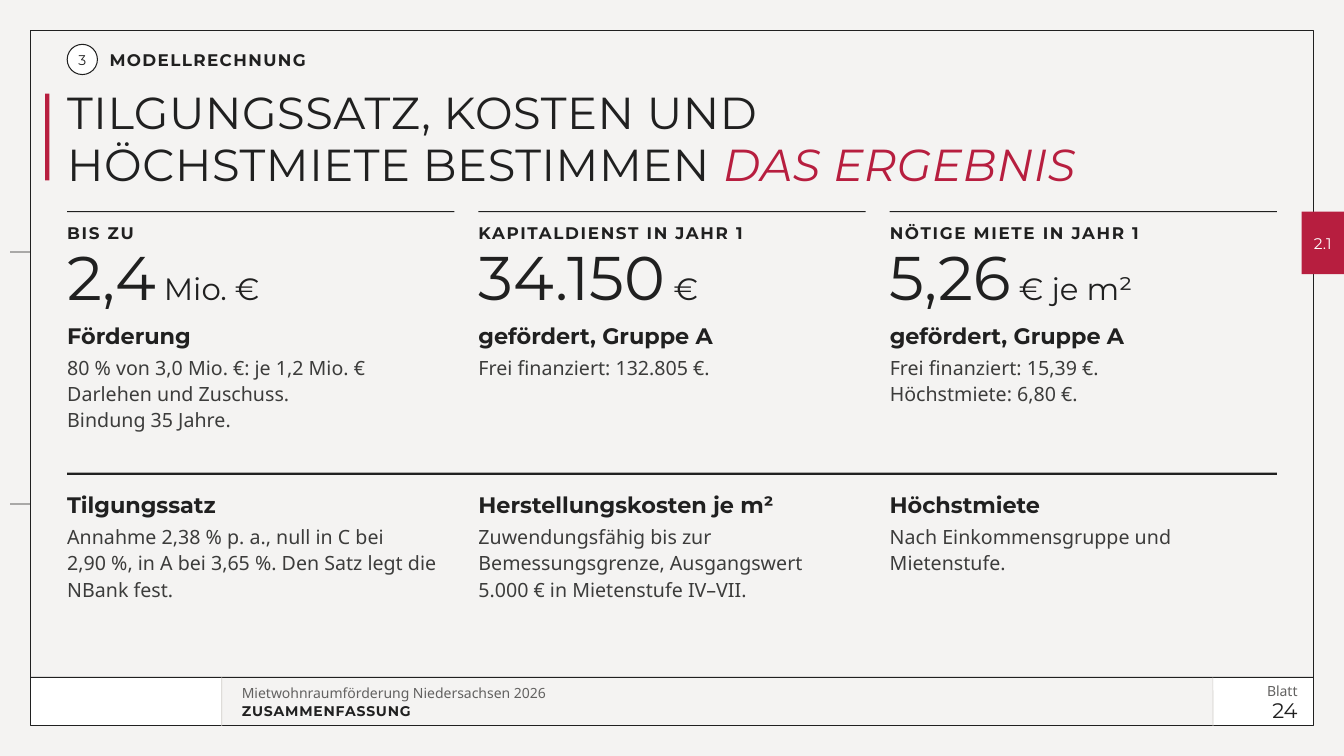
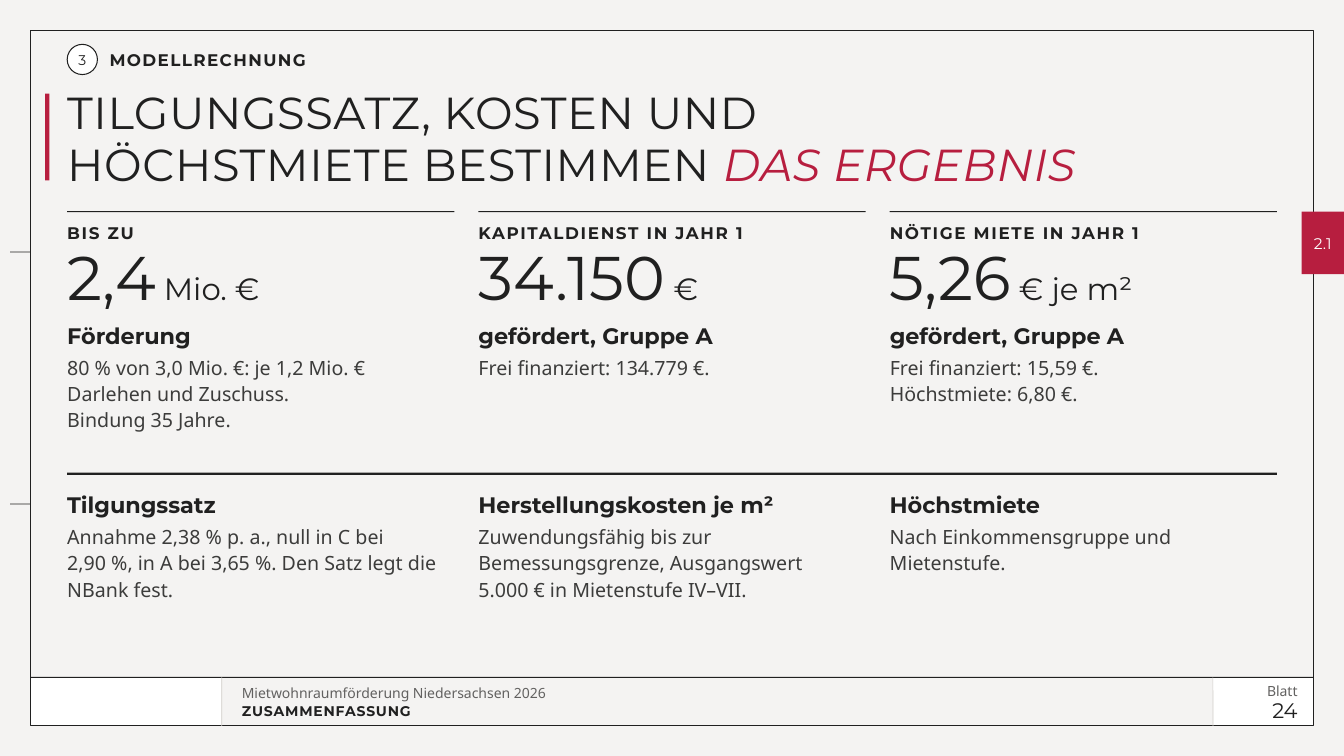
Before and after one commit to vgedaschko/NBank, a slide deck: slide 24 of praesentation/dist/PGN-Mietwohnraumfoerderung-Niedersachsen-2026-Vortrag.pptx. Drawn at 1344x756 pixels with LibreOffice and Linux fonts; fonts in the diff are those of the drawing; background and template pictures are left out. Boxes give left, top, right and bottom in pixels: in the first picture for what was removed or moved away, otherwise in the second. Text is boxed around its words. In the diff, an @@ line names an element or a change of style, - is before the commit and + after.

```diff
--- a/praesentation/dist/PGN-Mietwohnraumfoerderung-Niedersachsen-2026-Vortrag.pptx
+++ b/praesentation/dist/PGN-Mietwohnraumfoerderung-Niedersachsen-2026-Vortrag.pptx
@@ text at box(478, 360, 689, 376): text changed @@
-Frei finanziert: 132.805 €.
+Frei finanziert: 134.779 €.
@@ text at box(890, 360, 1077, 378): text changed @@
-Frei finanziert: 15,39 €.
+Frei finanziert: 15,59 €.
```
Also in this commit, not shown: 8 other slides changed, 30 other files.
